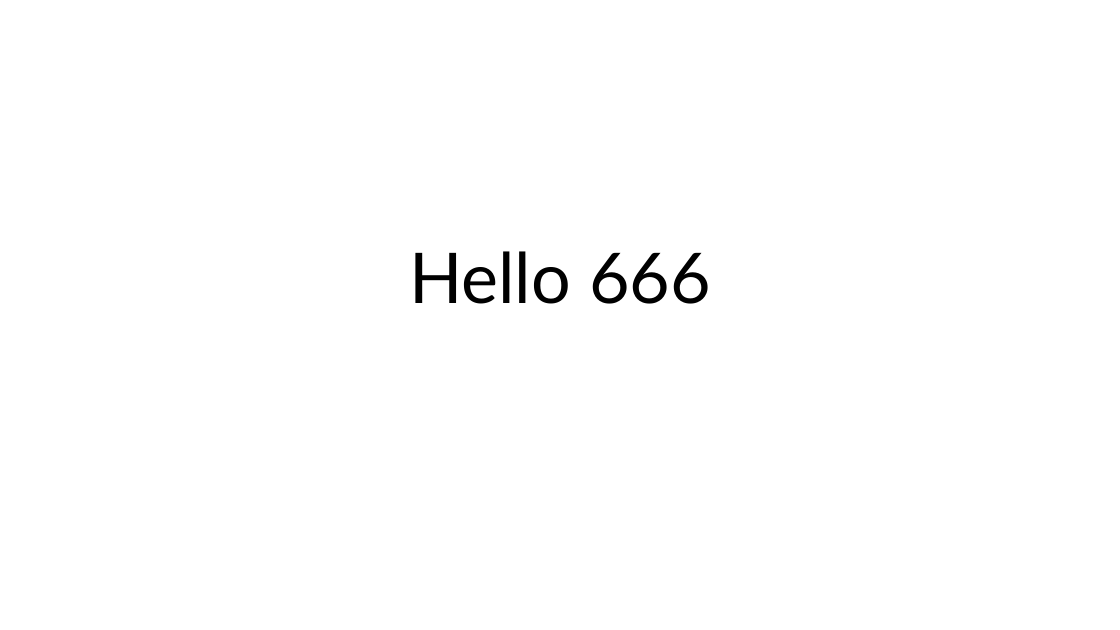
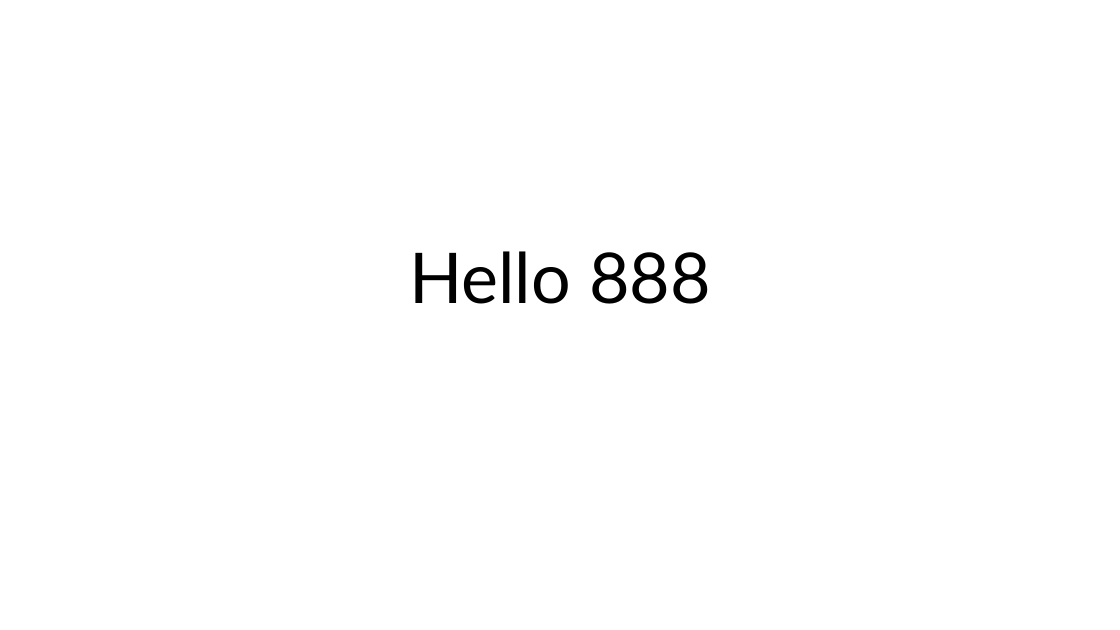
Before and after one commit to jimmy556807-droid/test, a slide deck: slide 1 of test1.pptx. Drawn at 1120x630 pixels with LibreOffice and Linux fonts; fonts in the diff are those of the drawing. Boxes give left, top, right and bottom in pixels: in the first picture for what was removed or moved away, otherwise in the second. Text is boxed around its words. In the diff, an @@ line names an element or a change of style, - is before the commit and + after.

Commit message:
upload 888
888

```diff
--- a/test1.pptx
+++ b/test1.pptx
@@ title at box(409, 251, 711, 304): text changed @@
-Hello 666
+Hello 888
```
